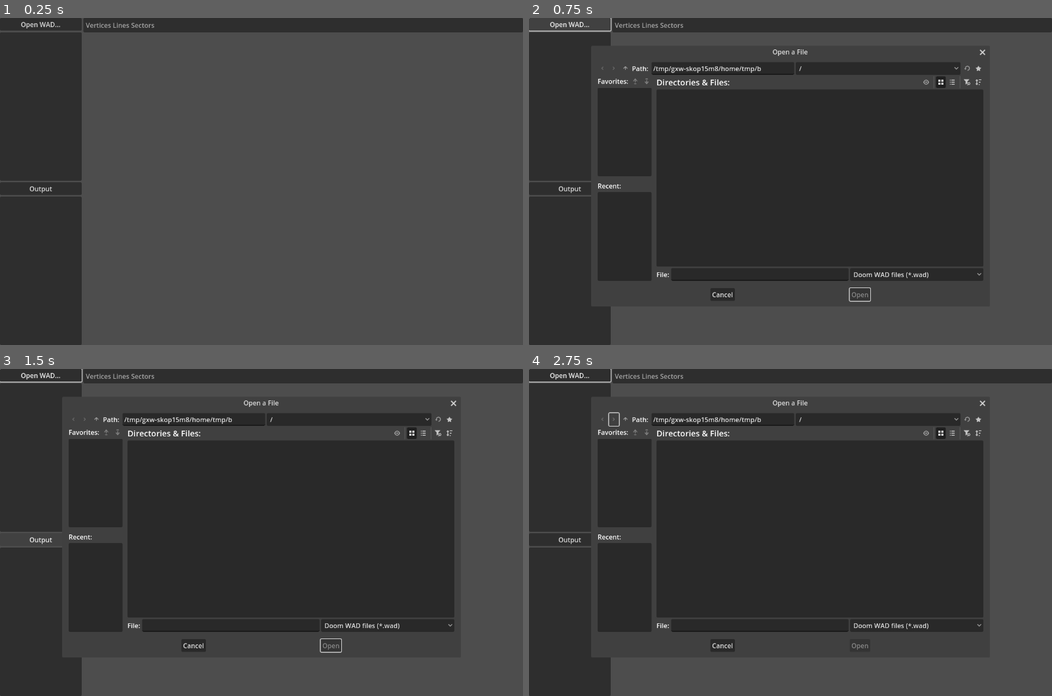
Above: before the commit, frames 1-4 (two rows, left to right).
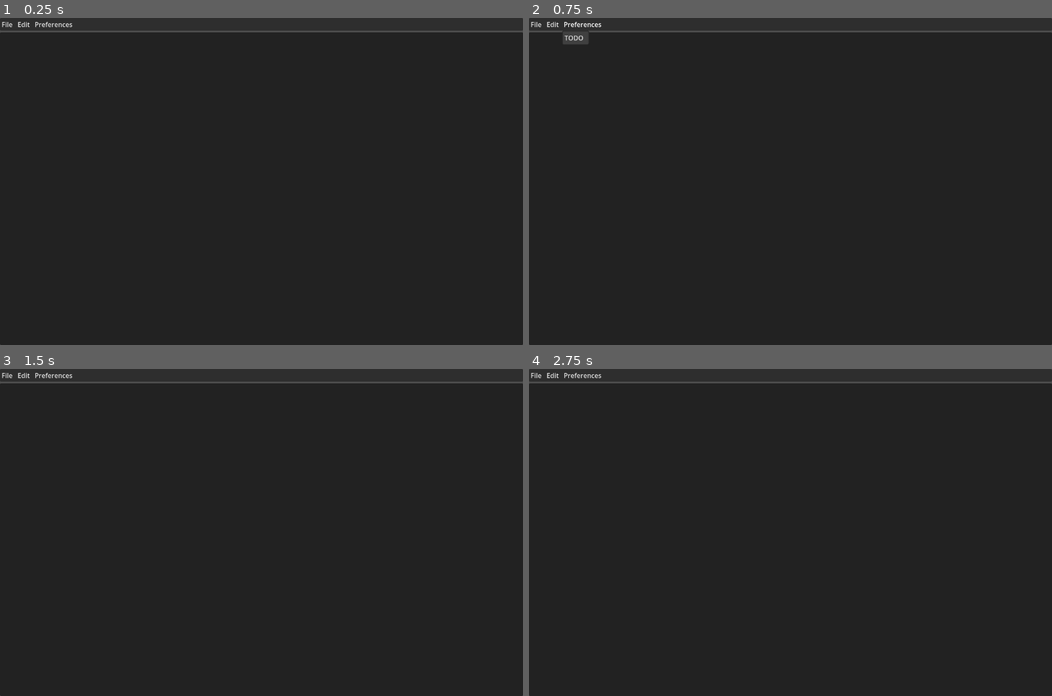
Above: after the commit, the same moments.

Repository: TehRealSalt/sentinel-smith
Game: Godot game, scene res://main_ui.tscn
The game is run twice, just before and just after one commit, with the same random seed, the same clock (stepped at 60 frames per second) and the same inputs. Before the commit the project starts from res://wad_viewer.tscn.
Inputs (mouse positions are in pixels of both pictures, inside the frame that each line leads up to):
- Up to frame 1 (0.25 s): no input
- Up to frame 2 (0.75 s): click (570, 24) at 0.5 s, where only the run before the commit has a clickable "Open WAD..."
- Up to frame 3 (1.5 s): click (41, 539) at 1.25 s, where only the run before the commit has a clickable "Output"
- Up to frame 4 (2.75 s): click (612, 418) at 2.02 s

The runs differ from the first frame. In frame 1, 81% of the frame differs, in the area x 0-100%, y 0-100%; in frame 2, 40%; in frame 3, 41%; in frame 4, 40%.

Commit message:
Finish refactoring main UI
Should be easier to add editing modes now

Diff:
--- /dev/null
+++ b/project/event_bus.gd
@@ -0,0 +1,8 @@
+extends Node
+
+# I like this pattern, but Godot does not agree with it.
+@warning_ignore_start('unused_signal')
+
+signal map_ready(file_name: String, map: DoomMap)
+
+signal request_output()
--- a/project/main_dropdown_file.gd
+++ b/project/main_dropdown_file.gd
@@ -10,7 +10,7 @@
 }
 
 
-func item_pressed(id: int) -> void:
+func _on_id_pressed(id: int) -> void:
 	match id:
 		ItemID.OPEN:
 			open_map_dialog()
@@ -21,11 +21,12 @@
 
 
 func open_map_dialog() -> void:
-	pass
+	var dialog := MapFileDialog as FileDialog
+	dialog.visible = true
 
 
 func create_map_output() -> void:
-	pass
+	EventBus.request_output.emit()
 
 
 func _ready() -> void:
@@ -33,4 +34,6 @@
 	popup.add_item('Open', ItemID.OPEN, (KEY_MASK_CTRL | KEY_O) as Key)
 	popup.add_item('Save', ItemID.SAVE, (KEY_MASK_CTRL | KEY_S) as Key)
 	popup.set_item_disabled(ItemID.SAVE, true)
-	popup.add_item('DEBUG: Show Output', ItemID.OUTPUT)
+	popup.add_item('DEBUG: Make Output', ItemID.OUTPUT)
+
+	popup.id_pressed.connect(_on_id_pressed)
--- /dev/null
+++ b/project/main_ui.gd
@@ -0,0 +1,47 @@
+class_name MainUI extends Control
+
+const MAP_TAB_SCENE := preload("res://map_container.tscn")
+const MAP_OUTPUT_SCENE := preload("res://output_window.tscn")
+
+@onready var map_tabs := (%MapTabContainer as TabContainer)
+
+
+func _ready() -> void:
+	EventBus.map_ready.connect(_on_map_ready)
+	EventBus.request_output.connect(_on_request_output)
+
+
+func _on_map_ready(file_name: String, map: DoomMap) -> void:
+	var map_tab := MAP_TAB_SCENE.instantiate() as Node
+
+	var view := map_tab.get_node('%Viewport') as SubViewport
+	view.add_child(map)
+
+	map_tabs.add_child(map_tab)
+
+	var tab_title := ':'.join([file_name, map.map_name])
+	map_tabs.set_tab_title(map_tabs.get_tab_count() - 1, tab_title)
+
+
+func _on_request_output() -> void:
+	var selected_tab := map_tabs.get_current_tab_control()
+	if not selected_tab:
+		return
+
+	var view := selected_tab.get_node('%Viewport') as SubViewport
+	var map: DoomMap = null
+	for child in view.get_children():
+		if child is DoomMap:
+			map = child
+			break
+
+	if not map:
+		return
+
+	var win := MAP_OUTPUT_SCENE.instantiate() as Window
+	var label := win.get_node('%Text') as RichTextLabel
+	label.text = str(map)
+
+	var tab_title: String = map_tabs.get_tab_title(map_tabs.current_tab)
+	win.title = ' - '.join([tab_title, win.title])
+	add_child(win)
--- a/project/main_ui.tscn
+++ b/project/main_ui.tscn
@@ -1,6 +1,7 @@
-[gd_scene load_steps=2 format=3 uid="uid://33cdq2sflgc8"]
+[gd_scene load_steps=3 format=3 uid="uid://33cdq2sflgc8"]
 
 [ext_resource type="Script" uid="uid://dlonuprfuxvof" path="res://main_dropdown_file.gd" id="1_2ppmm"]
+[ext_resource type="Script" uid="uid://bibnrcph8k1v6" path="res://main_ui.gd" id="1_w37m7"]
 
 [node name="MainUI" type="Control"]
 layout_mode = 3
@@ -9,6 +10,7 @@
 anchor_bottom = 1.0
 grow_horizontal = 2
 grow_vertical = 2
+script = ExtResource("1_w37m7")
 
 [node name="MainContainer" type="VBoxContainer" parent="."]
 layout_mode = 1
@@ -43,19 +45,12 @@
 popup/item_0/text = "TODO"
 popup/item_0/id = 0
 
-[node name="MapTabContainer" type="TabContainer" parent="MainContainer"]
+[node name="PanelContainer" type="PanelContainer" parent="MainContainer"]
+layout_mode = 2
+size_flags_vertical = 3
+
+[node name="MapTabContainer" type="TabContainer" parent="MainContainer/PanelContainer"]
+unique_name_in_owner = true
 layout_mode = 2
 size_flags_vertical = 3
 drag_to_rearrange_enabled = true
-
-[node name="OpenWADDialog" type="FileDialog" parent="."]
-unique_name_in_owner = true
-title = "Open a File"
-initial_position = 1
-size = Vector2i(960, 600)
-popup_window = true
-ok_button_text = "Open"
-file_mode = 0
-display_mode = 1
-access = 2
-filters = PackedStringArray("*.wad;Doom WAD files")
--- /dev/null
+++ b/project/map_container.tscn
@@ -0,0 +1,23 @@
+[gd_scene load_steps=2 format=3 uid="uid://ddxpivoo2gx2g"]
+
+[ext_resource type="Script" uid="uid://cclah7s2ysgno" path="res://map_viewport.gd" id="1_wl3j5"]
+
+[node name="MapViewContainer" type="SubViewportContainer"]
+anchors_preset = 15
+anchor_right = 1.0
+anchor_bottom = 1.0
+grow_horizontal = 2
+grow_vertical = 2
+size_flags_horizontal = 3
+size_flags_vertical = 3
+stretch = true
+
+[node name="Viewport" type="SubViewport" parent="."]
+unique_name_in_owner = true
+handle_input_locally = false
+physics_object_picking = true
+size = Vector2i(1280, 800)
+render_target_update_mode = 4
+script = ExtResource("1_wl3j5")
+
+[node name="Camera2D" type="Camera2D" parent="Viewport"]
--- /dev/null
+++ b/project/map_file_dialog.gd
@@ -0,0 +1,29 @@
+extends FileDialog
+
+
+func _on_file_selected(path: String) -> void:
+	Input.set_default_cursor_shape(Input.CURSOR_WAIT)
+
+	var file_name := path.get_file()
+
+	var bytes := FileAccess.get_file_as_bytes(path)
+	var err := FileAccess.get_open_error()
+	if err:
+		print("Could not load file '%s': %s" % [path, error_string(err)])
+		return
+
+	var wad := WADFile.decode(bytes)
+	if wad == null:
+		print("Could not load file '%s' as a WAD" % path)
+		return
+
+	PerfTiming.start(&'DoomMap.total')
+	var map := DoomMap.load_from_wad(wad)
+	PerfTiming.stop(&'DoomMap.total')
+
+	if map == null:
+		print("Could not load file '%s' as a map" % path)
+		return
+
+	EventBus.map_ready.emit(file_name, map)
+	Input.set_default_cursor_shape(Input.CURSOR_ARROW)
--- /dev/null
+++ b/project/map_file_dialog.tscn
@@ -0,0 +1,17 @@
+[gd_scene load_steps=2 format=3 uid="uid://d0goswnj7r63n"]
+
+[ext_resource type="Script" uid="uid://b5x33ojtax0kt" path="res://map_file_dialog.gd" id="1_btqv8"]
+
+[node name="MapFileDialog" type="FileDialog"]
+title = "Open a File"
+initial_position = 1
+size = Vector2i(960, 600)
+popup_window = true
+ok_button_text = "Open"
+file_mode = 0
+display_mode = 1
+access = 2
+filters = PackedStringArray("*.wad;Doom WAD files")
+script = ExtResource("1_btqv8")
+
+[connection signal="file_selected" from="." to="." method="_on_file_selected"]
--- /dev/null
+++ b/project/output_window.gd
@@ -0,0 +1,6 @@
+extends Window
+
+
+func _on_close_requested() -> void:
+	await hide()
+	queue_free()
--- /dev/null
+++ b/project/output_window.tscn
@@ -0,0 +1,37 @@
+[gd_scene load_steps=2 format=3 uid="uid://b3cd72gxp1han"]
+
+[ext_resource type="Script" uid="uid://bl4u51622me43" path="res://output_window.gd" id="1_d0l1c"]
+
+[node name="OutputWindow" type="Window"]
+oversampling_override = 1.0
+title = "Output"
+initial_position = 1
+size = Vector2i(320, 200)
+min_size = Vector2i(320, 200)
+script = ExtResource("1_d0l1c")
+
+[node name="Panel" type="Panel" parent="."]
+anchors_preset = 15
+anchor_right = 1.0
+anchor_bottom = 1.0
+grow_horizontal = 2
+grow_vertical = 2
+size_flags_horizontal = 3
+size_flags_vertical = 3
+
+[node name="Text" type="RichTextLabel" parent="Panel"]
+unique_name_in_owner = true
+layout_mode = 1
+anchors_preset = 15
+anchor_right = 1.0
+anchor_bottom = 1.0
+grow_horizontal = 2
+grow_vertical = 2
+size_flags_horizontal = 3
+size_flags_vertical = 3
+focus_mode = 2
+context_menu_enabled = true
+threaded = true
+selection_enabled = true
+
+[connection signal="close_requested" from="." to="." method="_on_close_requested"]
--- a/project/project.godot
+++ b/project/project.godot
@@ -11,7 +11,7 @@
 [application]
 
 config/name="Sentinel Smith"
-run/main_scene="uid://c7xihjmeuu1mu"
+run/main_scene="uid://33cdq2sflgc8"
 config/use_custom_user_dir=true
 config/custom_user_dir_name="SentinelSmith"
 config/features=PackedStringArray("4.5", "GL Compatibility")
@@ -20,7 +20,9 @@
 
 [autoload]
 
+EventBus="*res://event_bus.gd"
 PerfTiming="*res://perf_timing.gd"
+MapFileDialog="*res://map_file_dialog.tscn"
 
 [debug]
 
--- a/project/wad_viewer.gd
+++ /dev/null
@@ -1,74 +0,0 @@
-extends Control
-
-@onready var open_wad_dialog := (%OpenWADDialog as FileDialog)
-@onready var wad_tree := (%WADTree as Tree)
-@onready var textmap_display := (%TextMap as RichTextLabel)
-
-var current_wad_name: String = "(null)"
-var current_wad: WADFile = null
-var current_map: DoomMap = null
-
-func change_wad(wad_file_name: String, wad: WADFile) -> void:
-	Input.set_default_cursor_shape(Input.CURSOR_WAIT)
-	assert(wad != null)
-
-	if current_map != null:
-		current_map.queue_free()
-		current_map = null
-
-	current_wad_name = wad_file_name
-	current_wad = wad
-	update_tree()
-
-	PerfTiming.start(&'DoomMap.total')
-	current_map = DoomMap.load_from_wad(current_wad)
-	if current_map != null:
-		%SubViewport.add_child(current_map)
-	PerfTiming.stop(&'DoomMap.total')
-
-	Input.set_default_cursor_shape(Input.CURSOR_ARROW)
-
-
-func update_tree() -> void:
-	wad_tree.clear()
-
-	if current_wad == null:
-		return
-
-	var root := wad_tree.create_item()
-	root.set_text(0, current_wad_name)
-
-	for lump in current_wad.lumps:
-		var lump_item := wad_tree.create_item(root)
-		lump_item.set_text(0, lump.name)
-
-		var lump_size_item := wad_tree.create_item(lump_item)
-		lump_size_item.set_text(0, "size: %s" % String.humanize_size(lump.data.size()))
-
-
-func _on_open_wad_button_pressed() -> void:
-	open_wad_dialog.visible = true
-
-
-func _on_file_dialog_file_selected(path: String) -> void:
-	var bytes := FileAccess.get_file_as_bytes(path)
-	var err := FileAccess.get_open_error()
-	if err:
-		print("Could not load file '%s': %s" % [path, error_string(err)])
-		return
-
-	var wad := WADFile.decode(bytes)
-	if wad == null:
-		print("Could not load file '%s' as a WAD" % path)
-		return
-
-	change_wad(path.get_file(), wad)
-
-
-func _on_output_button_pressed() -> void:
-	if not current_map:
-		return
-
-	PerfTiming.start(&'DoomMap.stringify')
-	textmap_display.text = str(current_map)
-	PerfTiming.stop(&'DoomMap.stringify')
--- a/project/wad_viewer.tscn
+++ /dev/null
@@ -1,95 +0,0 @@
-[gd_scene load_steps=3 format=3 uid="uid://c7xihjmeuu1mu"]
-
-[ext_resource type="Script" uid="uid://7wn01vurbnfw" path="res://wad_viewer.gd" id="1_su4ka"]
-[ext_resource type="Script" uid="uid://cclah7s2ysgno" path="res://map_viewport.gd" id="2_au647"]
-
-[node name="MainUI" type="Control"]
-layout_mode = 3
-anchors_preset = 15
-anchor_right = 1.0
-anchor_bottom = 1.0
-grow_horizontal = 2
-grow_vertical = 2
-size_flags_horizontal = 3
-size_flags_vertical = 3
-script = ExtResource("1_su4ka")
-
-[node name="HBoxContainer" type="HBoxContainer" parent="."]
-layout_mode = 1
-anchors_preset = 15
-anchor_right = 1.0
-anchor_bottom = 1.0
-grow_horizontal = 2
-grow_vertical = 2
-
-[node name="VBoxContainer" type="VBoxContainer" parent="HBoxContainer"]
-custom_minimum_size = Vector2(200, 0)
-layout_mode = 2
-
-[node name="OpenWADButton" type="Button" parent="HBoxContainer/VBoxContainer"]
-unique_name_in_owner = true
-layout_mode = 2
-text = "Open WAD..."
-
-[node name="WADTree" type="Tree" parent="HBoxContainer/VBoxContainer"]
-unique_name_in_owner = true
-layout_mode = 2
-size_flags_vertical = 3
-
-[node name="OutputButton" type="Button" parent="HBoxContainer/VBoxContainer"]
-layout_mode = 2
-text = "Output"
-
-[node name="PanelContainer" type="PanelContainer" parent="HBoxContainer/VBoxContainer"]
-layout_mode = 2
-size_flags_vertical = 3
-
-[node name="TextMap" type="RichTextLabel" parent="HBoxContainer/VBoxContainer/PanelContainer"]
-unique_name_in_owner = true
-layout_mode = 2
-
-[node name="WADContainer" type="VBoxContainer" parent="HBoxContainer"]
-layout_mode = 2
-size_flags_horizontal = 3
-
-[node name="ModesList" type="ItemList" parent="HBoxContainer/WADContainer"]
-layout_mode = 2
-auto_height = true
-item_count = 3
-max_columns = 3
-item_0/text = "Vertices"
-item_1/text = "Lines"
-item_2/text = "Sectors"
-
-[node name="SubViewportContainer" type="SubViewportContainer" parent="HBoxContainer/WADContainer"]
-layout_mode = 2
-size_flags_vertical = 3
-stretch = true
-
-[node name="SubViewport" type="SubViewport" parent="HBoxContainer/WADContainer/SubViewportContainer"]
-unique_name_in_owner = true
-handle_input_locally = false
-physics_object_picking = true
-size = Vector2i(1076, 761)
-render_target_update_mode = 4
-script = ExtResource("2_au647")
-
-[node name="Camera2D" type="Camera2D" parent="HBoxContainer/WADContainer/SubViewportContainer/SubViewport"]
-
-[node name="Camera3D" type="Camera3D" parent="HBoxContainer/WADContainer/SubViewportContainer/SubViewport"]
-visible = false
-
-[node name="OpenWADDialog" type="FileDialog" parent="."]
-unique_name_in_owner = true
-title = "Open a File"
-initial_position = 1
-size = Vector2i(960, 600)
-popup_window = true
-ok_button_text = "Open"
-file_mode = 0
-access = 2
-filters = PackedStringArray("*.wad;Doom WAD files")
-
-[connection signal="pressed" from="HBoxContainer/VBoxContainer/OpenWADButton" to="." method="_on_open_wad_button_pressed"]
-[connection signal="pressed" from="HBoxContainer/VBoxContainer/OutputButton" to="." method="_on_output_button_pressed"]
-[connection signal="file_selected" from="OpenWADDialog" to="." method="_on_file_dialog_file_selected"]
Not shown, added: project/event_bus.gd.uid
Not shown, added: project/main_ui.gd.uid
Not shown, added: project/map_file_dialog.gd.uid
Not shown, added: project/output_window.gd.uid
Not shown, removed: project/wad_viewer.gd.uid
